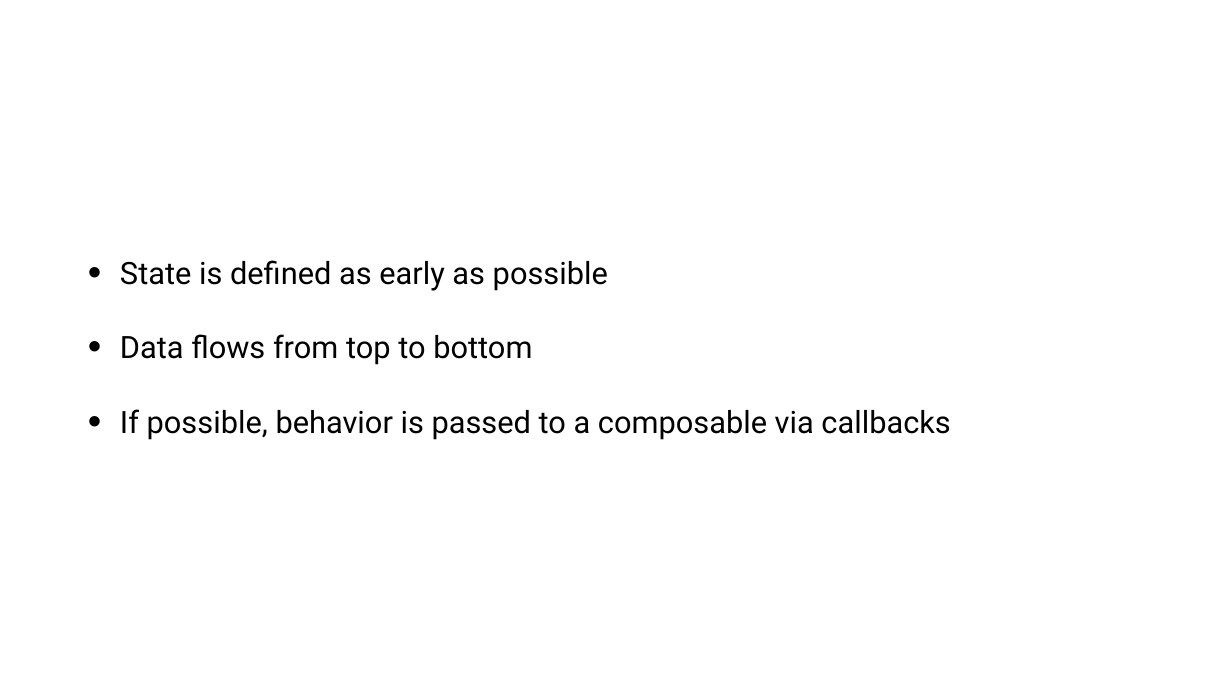
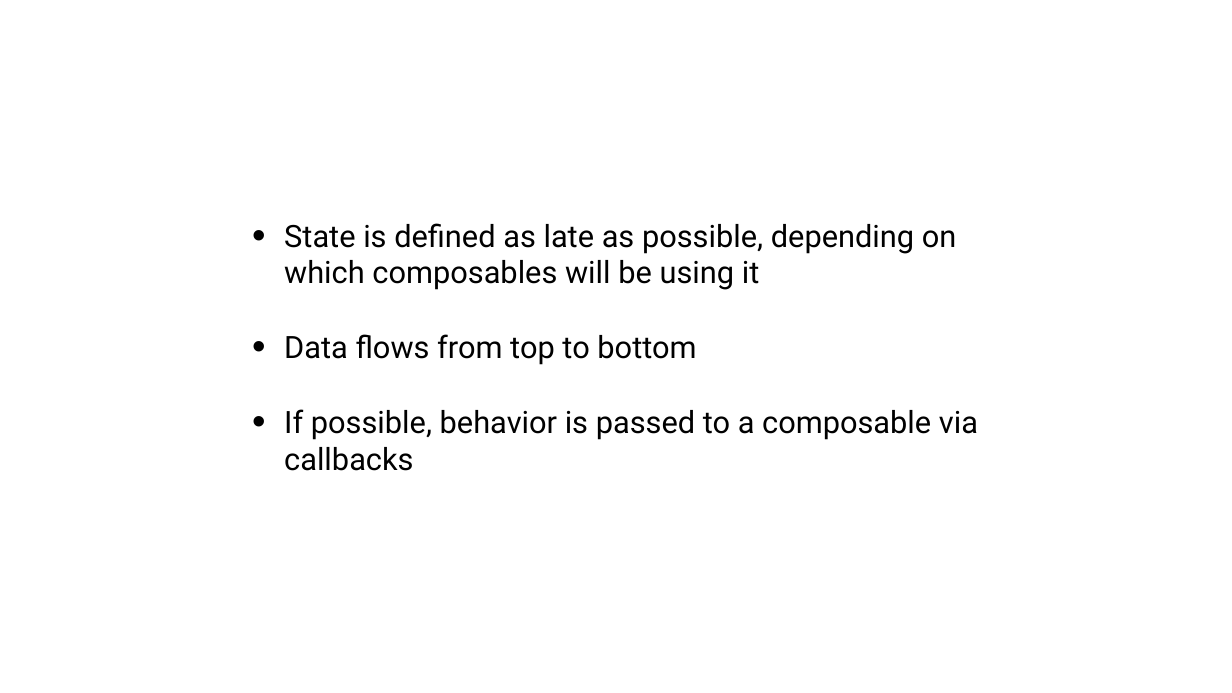
Before and after one commit to tkuenneth/compose_workshop, a slide deck: slide 20 of slides/02_Basics.pptx (slide 18 before the commit). Drawn at 1232x693 pixels with LibreOffice and Linux fonts; fonts in the diff are those of the drawing; background and template pictures are left out. Boxes give left, top, right and bottom in pixels: in the first picture for what was removed or moved away, otherwise in the second. Text is boxed around its words. In the diff, an @@ line names an element or a change of style, - is before the commit and + after.

```diff
--- a/slides/02_Basics.pptx
+++ b/slides/02_Basics.pptx
@@ text "State is defined as late ...": place and size @@
-text "State is defined as late ..." at (120,260,950,440)
+text "State is defined as late ..." at (284,223,978,471)
@@ text at (284,223,957,290): text changed @@
-• State is defined as early as possible
+• State is defined as late as possible, depending on which composables will be using it
```
Also in this commit, not shown: 9 other slides changed, 10 slides added, 9 slides removed.
